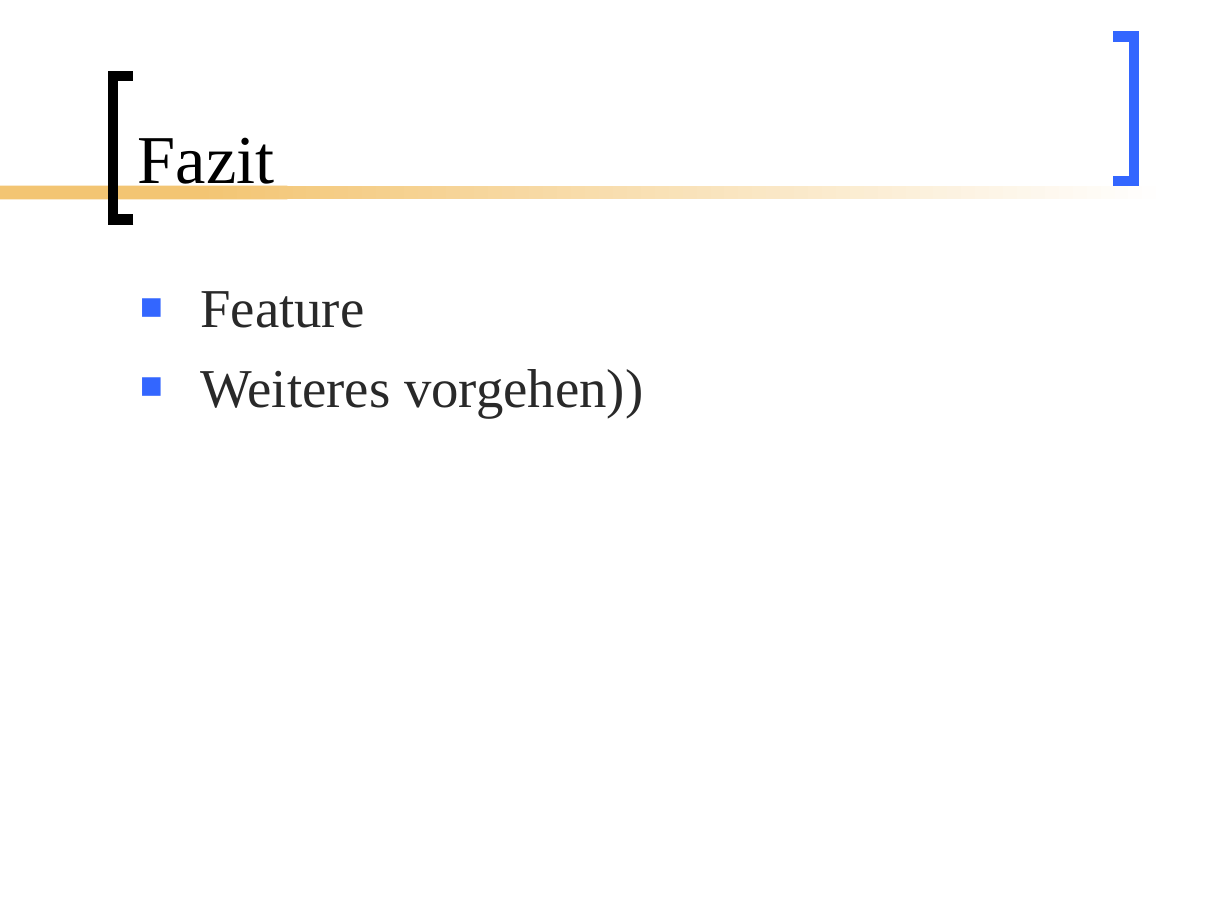
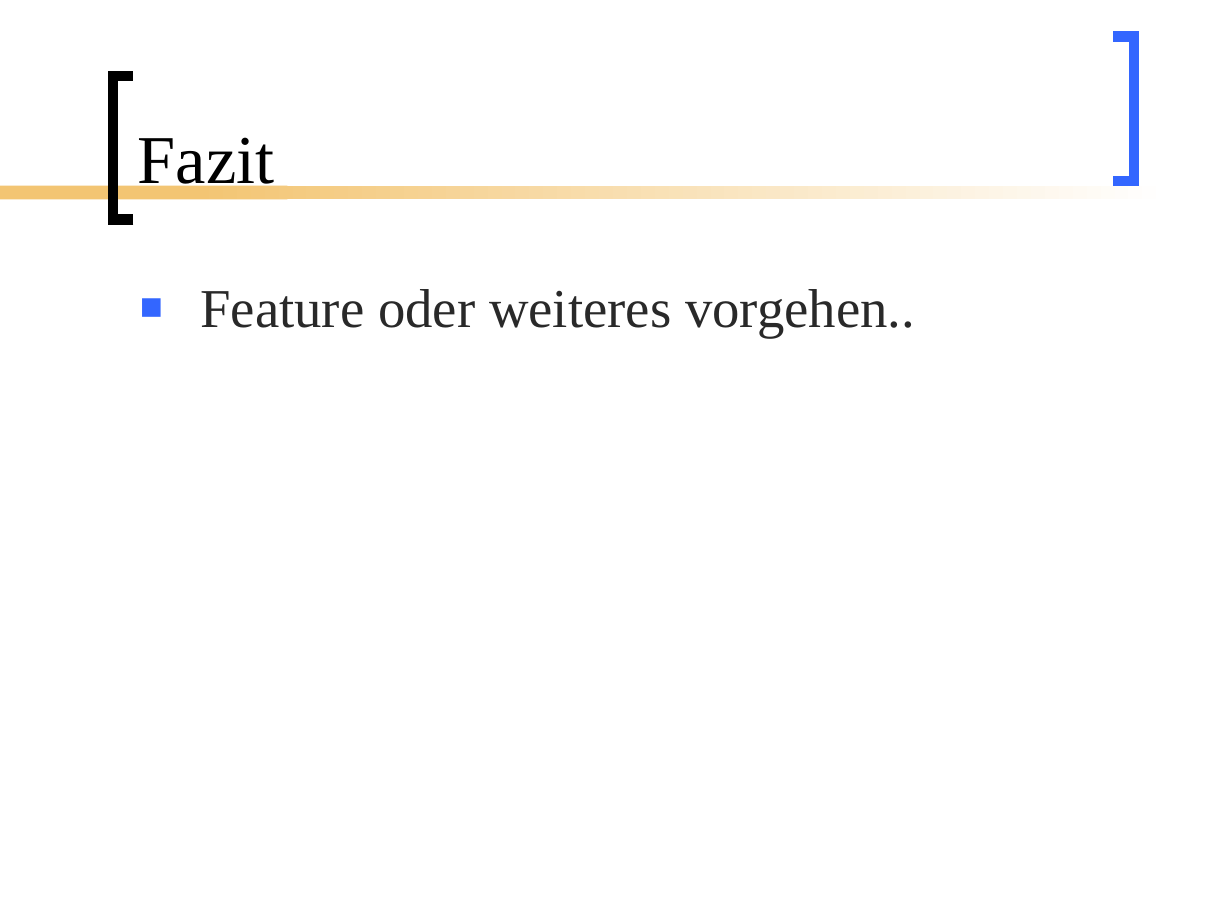
Before and after one commit to BackupTheBerlios/mesh2nexus-svn, a slide deck: slide 16 of documents/folien/MeshNew.ppt. Drawn at 1232x924 pixels with LibreOffice and Linux fonts; fonts in the diff are those of the drawing. Boxes give left, top, right and bottom in pixels: in the first picture for what was removed or moved away, otherwise in the second. Text is boxed around its words. In the diff, an @@ line names an element or a change of style, - is before the commit and + after.

```diff
--- a/documents/folien/MeshNew.ppt
+++ b/documents/folien/MeshNew.ppt
@@ text at box(200, 289, 915, 338): text changed @@
-■ Feature
-■ Weiteres vorgehen))
+■ Feature oder weiteres vorgehen..
```
Also in this commit, not shown: 1 other slide changed, 2 slides added, 1 slide removed.
